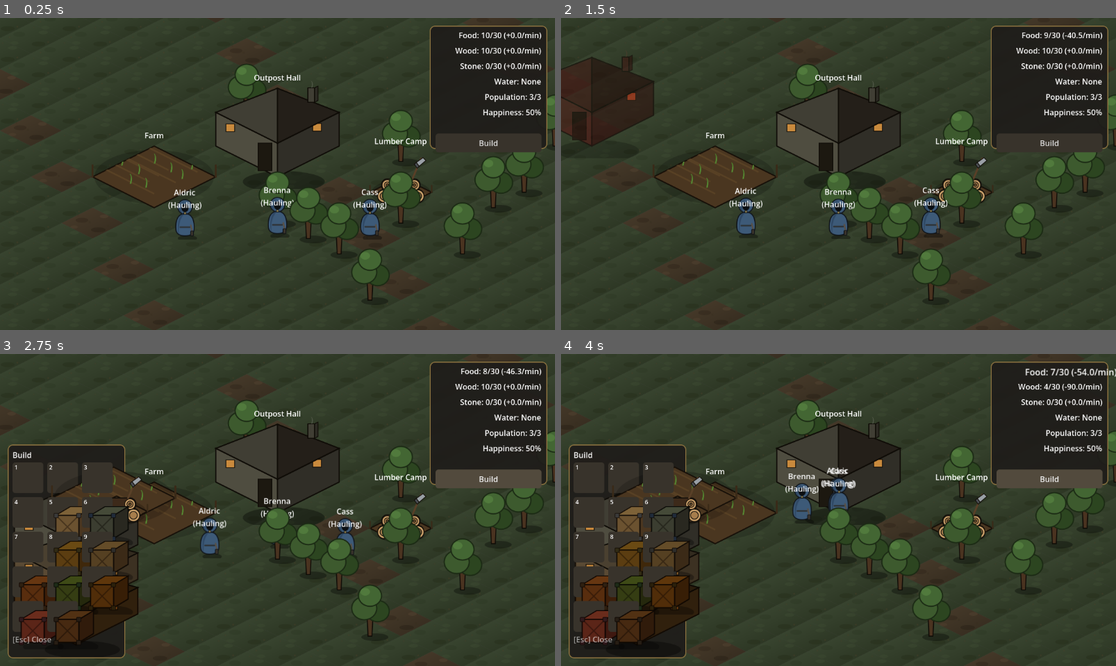
Above: before the commit, frames 1-4 (two rows, left to right).
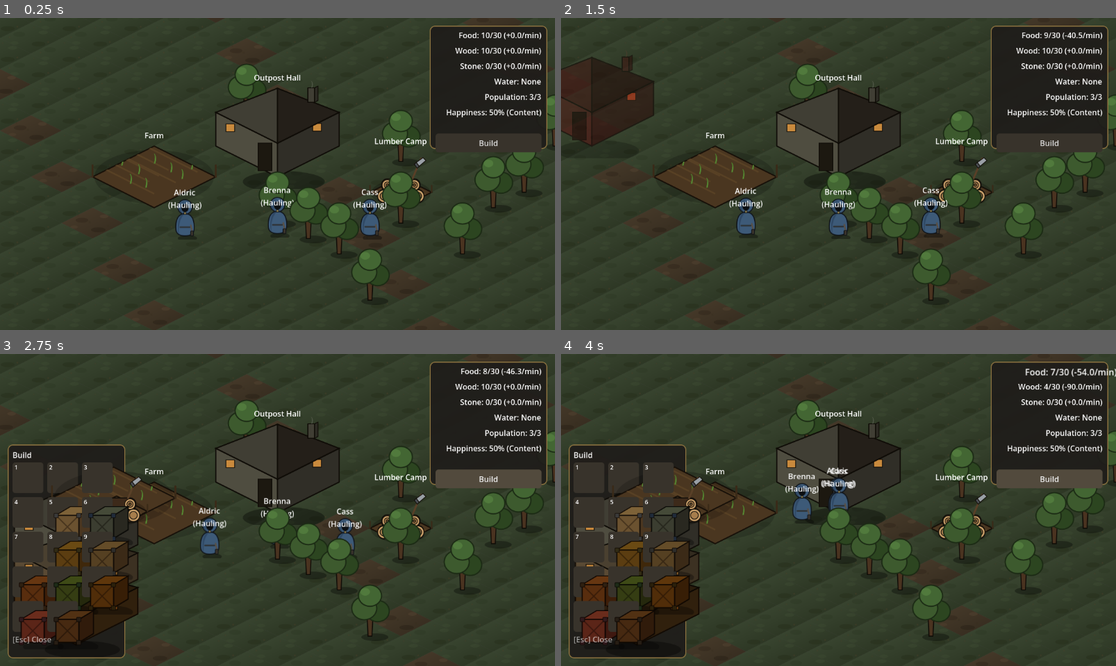
Above: after the commit, the same moments.

Repository: Quarles99/outpost_survival
Game: Godot game, scene res://scenes/base/Base.tscn
Two runs of this game, one before a commit and one after it. Both use one fixed random seed, a clock stepped at 60 frames per second and the inputs below.
Inputs:
- Up to frame 1 (0.25 s): no input
- Up to frame 2 (1.5 s): click "Build" at 0.5 s; click "1" at 1.25 s
- Up to frame 3 (2.75 s): click "Build" at 2 s
- Up to frame 4 (4 s): click "2" at 2.75 s; click "Build" at 3.5 s

The runs differ from the first frame. In frame 1, 0.2% of the frame differs, in the area x 80-98%, y 29-32%; in frame 2, 0.2%; in frame 3, 0.2%; in frame 4, 0.2%.

Commit message:
Add happiness bonus/debuff bands, fix build-menu icon flash
Settlement happiness now falls into 4 bands (Thriving/Content/Unhappy/
Miserable) applying a flat production multiplier (1.15x down to 0.6x,
stored in GameState.happiness_output_multiplier) on top of each
worker's skill multiplier - the first happiness effect beyond
"leave if sustained low". HUD's happiness label shows the band name.

Also fixes a one-frame flash of the full-size building sprite at the
screen origin the first time each build-menu icon is cached (post-
review fix from the icon-grid commit): the throwaway preview instance
is now hidden before entering the tree.

Co-Authored-By: Claude Sonnet 5 <noreply@anthropic.com>

Diff:
--- a/autoload/game_state.gd
+++ b/autoload/game_state.gd
@@ -51,6 +51,14 @@
 ## access rather than a depletable stockpile, so this just counts how many
 ## exist (0 = no water access) rather than tracking an amount.
 var water_wells := 0
+
+## Settlement-wide production multiplier from the current happiness band -
+## Base recomputes this every happiness tick (see its HAPPINESS_BANDS) and
+## Character's work loops read it directly alongside each worker's own
+## skill multiplier. Lives here rather than on Base since production code
+## in character.gd already reaches into GameState for everything else it
+## needs, and this needs to be readable without a Base reference.
+var happiness_output_multiplier := 1.0
 
 var _consumption_timer: Timer
 
--- a/scripts/base.gd
+++ b/scripts/base.gd
@@ -38,6 +38,22 @@
 ## unhappiness before a citizen leaves for good - 12 * 5s = 60s.
 const LEAVE_AFTER_UNHAPPY_TICKS := 12
 
+## Settlement-wide production bonus/debuff bands, keyed by average
+## happiness - the game's first happiness effect beyond "leave if sustained
+## low" (see UNHAPPY_THRESHOLD/LEAVE_AFTER_UNHAPPY_TICKS above), applied as
+## a flat multiplier on top of each worker's own skill multiplier (see
+## GameState.happiness_output_multiplier and Character's work loops).
+## Thresholds line up with the existing HAPPINESS_BASELINE (50, "Content" -
+## the neutral 1.0x band) and UNHAPPY_THRESHOLD (20, where a citizen is
+## already at risk of leaving, and now also least productive). First-pass
+## numbers, not tuned via playtesting.
+const HAPPINESS_BANDS := [
+	{"min": 80.0, "name": "Thriving", "multiplier": 1.15},
+	{"min": 50.0, "name": "Content", "multiplier": 1.0},
+	{"min": 20.0, "name": "Unhappy", "multiplier": 0.85},
+	{"min": 0.0, "name": "Miserable", "multiplier": 0.6},
+]
+
 ## Minimum cursor travel (px) before a character press becomes a drag rather
 ## than a click.
 const DRAG_THRESHOLD := 12.0
@@ -115,7 +131,10 @@
 	happiness_timer.timeout.connect(_on_happiness_tick)
 	add_child(happiness_timer)
 	happiness_timer.start()
-	hud.set_happiness(get_average_happiness())
+	var initial_average := get_average_happiness()
+	var initial_band := _happiness_band(initial_average)
+	GameState.happiness_output_multiplier = initial_band["multiplier"]
+	hud.set_happiness(initial_average, initial_band["name"])
 
 
 func _configure_camera_limits(min_cell: Vector2i, max_cell: Vector2i) -> void:
@@ -167,7 +186,10 @@
 		else:
 			data.unhappy_streak = 0
 
-	hud.set_happiness(get_average_happiness())
+	var average := get_average_happiness()
+	var band := _happiness_band(average)
+	GameState.happiness_output_multiplier = band["multiplier"]
+	hud.set_happiness(average, band["name"])
 
 
 ## How many of GameState.FOOD_RESOURCES currently have stock - "food
@@ -178,6 +200,16 @@
 		if GameState.resources.get(resource_name, 0.0) > 0.0:
 			count += 1
 	return count
+
+
+## First entry in HAPPINESS_BANDS (highest "min" first) that `average`
+## clears - the bands' own ordering does the sorting, so this is just a
+## linear scan rather than needing them pre-sorted separately.
+func _happiness_band(average: float) -> Dictionary:
+	for band in HAPPINESS_BANDS:
+		if average >= band["min"]:
+			return band
+	return HAPPINESS_BANDS[-1]
 
 
 func get_average_happiness() -> float:
--- a/scripts/build_menu.gd
+++ b/scripts/build_menu.gd
@@ -132,10 +132,15 @@
 		return _icon_cache[id]
 
 	var data := {"texture": null, "modulate": Color.WHITE}
-	var instance: Node = option["scene"].instantiate()
+	var instance: Node2D = option["scene"].instantiate()
 	for key in Base.BUILDING_PROPERTIES:
 		if option.has(key):
 			instance.set(key, option[key])
+	## Hidden before entering the tree - add_child()/queue_free() in the same
+	## call still leaves the node live for part of a frame, which would
+	## otherwise flash the full-size building at this CanvasLayer's origin
+	## (top-left of screen) for an instant the first time each icon loads.
+	instance.visible = false
 	add_child(instance)
 	if instance.has_node("Sprite2D"):
 		var sprite: Sprite2D = instance.get_node("Sprite2D")
--- a/scripts/character.gd
+++ b/scripts/character.gd
@@ -467,7 +467,7 @@
 			return
 
 		var multiplier: float = data.get_skill_multiplier(post.get_skill_id())
-		post.output_buffer += post.output_per_tick * multiplier
+		post.output_buffer += post.output_per_tick * multiplier * GameState.happiness_output_multiplier
 		gather_sound.play()
 		_gain_skill_xp(post.get_skill_id(), XP_PER_GATHER)
 
@@ -514,7 +514,7 @@
 			continue
 
 		farm.input_buffer -= input_needed
-		farm.output_buffer += farm.output_per_tick * multiplier
+		farm.output_buffer += farm.output_per_tick * multiplier * GameState.happiness_output_multiplier
 		gather_sound.play()
 		_gain_skill_xp(farm.get_skill_id(), XP_PER_GATHER)
 
@@ -570,7 +570,7 @@
 				break
 			var gained: float = tree.harvest(camp.wood_per_chop)
 			if gained > 0.0 and data:
-				camp.output_buffer += gained * data.get_skill_multiplier(camp.get_skill_id())
+				camp.output_buffer += gained * data.get_skill_multiplier(camp.get_skill_id()) * GameState.happiness_output_multiplier
 				gather_sound.play()
 				_gain_skill_xp(camp.get_skill_id(), XP_PER_GATHER)
 
--- a/scripts/hud.gd
+++ b/scripts/hud.gd
@@ -146,9 +146,12 @@
 ## Called directly by Base after each happiness tick, rather than through a
 ## GameState signal - the average is computed from the character roster,
 ## which Base owns and GameState has no reference to (same reasoning as
-## flash_message being a direct call rather than a signal).
-func set_happiness(average: float) -> void:
-	happiness_label.text = "Happiness: %d%%" % roundi(average)
+## flash_message being a direct call rather than a signal). `band_name` is
+## whichever of Base.HAPPINESS_BANDS the average currently falls into
+## ("Thriving"/"Content"/"Unhappy"/"Miserable") - shown so the production
+## bonus/debuff that band applies isn't invisible to the player.
+func set_happiness(average: float, band_name: String) -> void:
+	happiness_label.text = "Happiness: %d%% (%s)" % [roundi(average), band_name]
 	happiness_label.scale = PUNCH_SCALE
 	var tween := create_tween()
 	tween.tween_property(happiness_label, "scale", Vector2.ONE, 0.2).set_ease(Tween.EASE_OUT)
Not shown, changed: Implement_Next.txt
Not shown, changed: docs/mechanics.md
Not shown, changed: docs/roadmap.md
Not shown, changed: docs/stats.md
